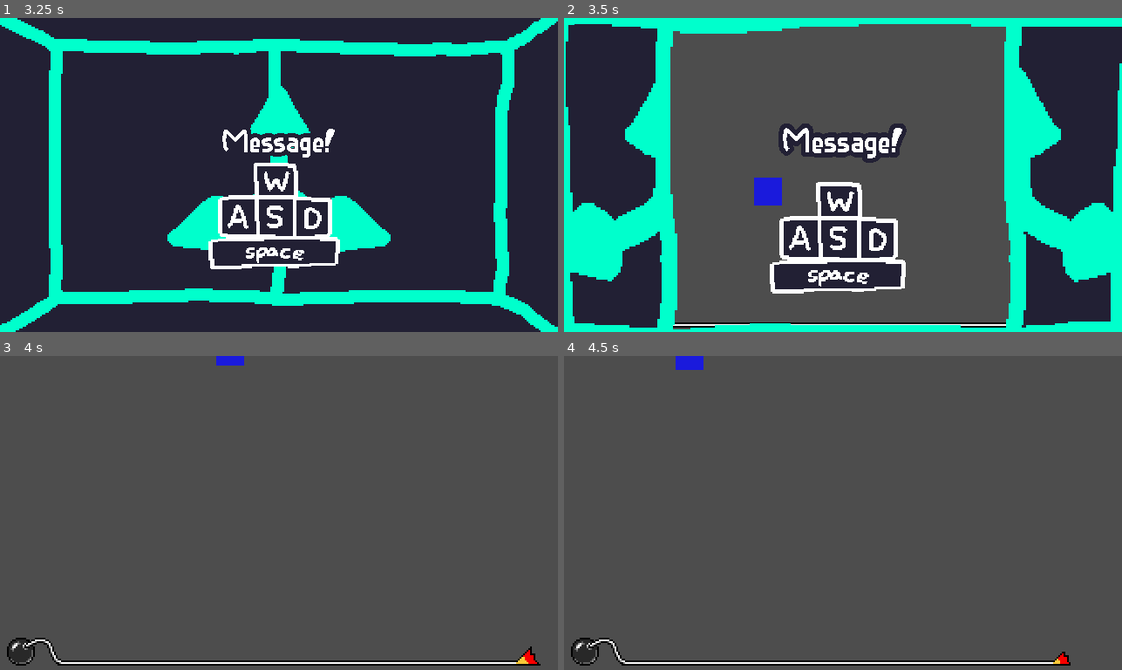
Above: before the commit, frames 1-4 (two rows, left to right).
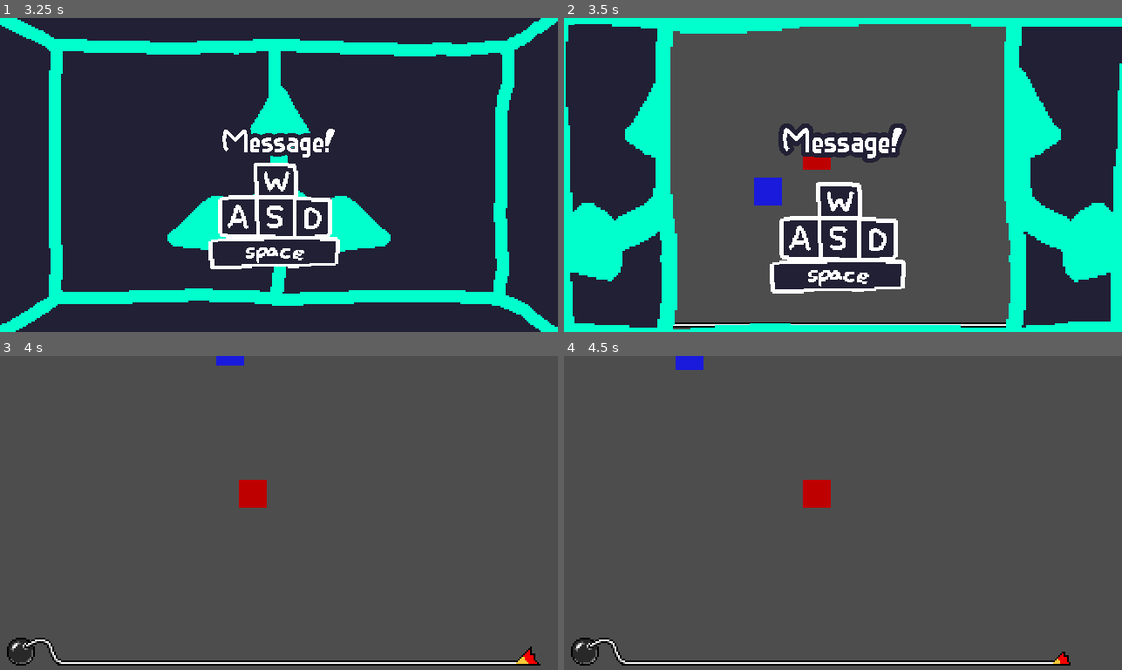
Above: after the commit, the same moments.

Repository: MuizHamzat/MicroGame
Game: Godot game, scene res://scenes/main/main.tscn
The game is run twice, just before and just after one commit, with the same random seed, the same clock (stepped at 60 frames per second) and the same inputs. Sound files missing from this copy of the repository are replaced by a short silence.
Inputs (mouse positions are in pixels of both pictures, inside the frame that each line leads up to):
- Up to frame 1 (3.25 s): click "Start" at 0.5 s; move the mouse to (401, 159) at 1.27 s; hold D (keyboard_right) 1.28-2.03 s; click (401, 159) at 1.42 s; move the mouse to (167, 190) at 2.02 s; hold S (keyboard_down) 2.03-2.78 s; move the mouse to (334, 105) at 2.77 s; hold D (keyboard_right) from 2.78 s (still down)
- Up to frame 2 (3.5 s): keep holding D (keyboard_right)
- Up to frame 3 (4 s): move the mouse to (251, 575) at 3.52 s; release D (keyboard_right) at 3.53 s; hold W (keyboard_up) from 3.53 s (still down); click (251, 575) at 3.67 s
- Up to frame 4 (4.5 s): tap Enter at 4.25 s; move the mouse to (1010, 560) at 4.27 s; release W (keyboard_up) at 4.28 s; hold A (keyboard_left) from 4.28 s (still down)

Frame 1 is identical in both runs. In frame 2, 0.2% of the frame differs, in the area x 42-48%, y 44-49%; in frame 3, 0.4%, in the area x 42-48%, y 39-49%; in frame 4, 0.4%.

Commit message:
Added global variable and enemy to scene

Diff:
--- a/MacGDC Microgame Jam 2024 Template/microgames/RideOrDie/scenes/enemy.tscn
+++ b/MacGDC Microgame Jam 2024 Template/microgames/RideOrDie/scenes/enemy.tscn
@@ -1,8 +1,18 @@
-[gd_scene load_steps=4 format=3 uid="uid://d4k1fqeu8ndjf"]
+[gd_scene load_steps=5 format=3 uid="uid://d4k1fqeu8ndjf"]
 
 [ext_resource type="Script" path="res://microgames/RideOrDie/scripts/enemy.gd" id="1_sko4m"]
+[ext_resource type="Texture2D" uid="uid://nfvoqq62ijtg" path="res://microgames/RideOrDie/sprites/Enemy.png" id="2_xem14"]
 
 [sub_resource type="SpriteFrames" id="SpriteFrames_e75uo"]
+animations = [{
+"frames": [{
+"duration": 1.0,
+"texture": ExtResource("2_xem14")
+}],
+"loop": true,
+"name": &"default",
+"speed": 5.0
+}]
 
 [sub_resource type="RectangleShape2D" id="RectangleShape2D_6xhav"]
 
--- a/MacGDC Microgame Jam 2024 Template/microgames/RideOrDie/scenes/main.tscn
+++ b/MacGDC Microgame Jam 2024 Template/microgames/RideOrDie/scenes/main.tscn
@@ -1,8 +1,9 @@
-[gd_scene load_steps=4 format=3 uid="uid://xs30e7u5ifhw"]
+[gd_scene load_steps=5 format=3 uid="uid://xs30e7u5ifhw"]
 
 [ext_resource type="PackedScene" uid="uid://ddhoio73023ba" path="res://scenes/main/bomb_timer/bomb_timer.tscn" id="1_4h2vg"]
 [ext_resource type="Script" path="res://microgames/RideOrDie/scripts/main.gd" id="1_lidmc"]
 [ext_resource type="PackedScene" uid="uid://bv7qqj1ij8umf" path="res://microgames/RideOrDie/scenes/player.tscn" id="3_o8gma"]
+[ext_resource type="PackedScene" uid="uid://d4k1fqeu8ndjf" path="res://microgames/RideOrDie/scenes/enemy.tscn" id="4_6ujcx"]
 
 [node name="Main" type="Node2D" node_paths=PackedStringArray("bomb_timer")]
 script = ExtResource("1_lidmc")
@@ -14,3 +15,5 @@
 position = Vector2(70, 351)
 
 [node name="Player" parent="." instance=ExtResource("3_o8gma")]
+
+[node name="Enemy" parent="." instance=ExtResource("4_6ujcx")]
--- a/MacGDC Microgame Jam 2024 Template/microgames/RideOrDie/scripts/enemy.gd
+++ b/MacGDC Microgame Jam 2024 Template/microgames/RideOrDie/scripts/enemy.gd
@@ -5,6 +5,6 @@
 
 func _physics_process(delta):
 
-	Globals.test_pos
+	print(Globals.player_pos)
 
 	move_and_slide()
--- a/MacGDC Microgame Jam 2024 Template/microgames/RideOrDie/scripts/globals.gd
+++ b/MacGDC Microgame Jam 2024 Template/microgames/RideOrDie/scripts/globals.gd
@@ -1,3 +1,3 @@
 extends Node
 
-var test_pos = 5
+var player_pos: Vector2
--- a/MacGDC Microgame Jam 2024 Template/microgames/RideOrDie/scripts/player.gd
+++ b/MacGDC Microgame Jam 2024 Template/microgames/RideOrDie/scripts/player.gd
@@ -6,8 +6,10 @@
 
 func _ready():
 	screen_size = get_viewport_rect().size
+	Globals.player_pos = position
 
 func _physics_process(delta):
+	Globals.player_pos = position
 	velocity = Vector2.ZERO
 	if Input.is_action_pressed("keyboard_down"):
 		velocity.y += 1;
